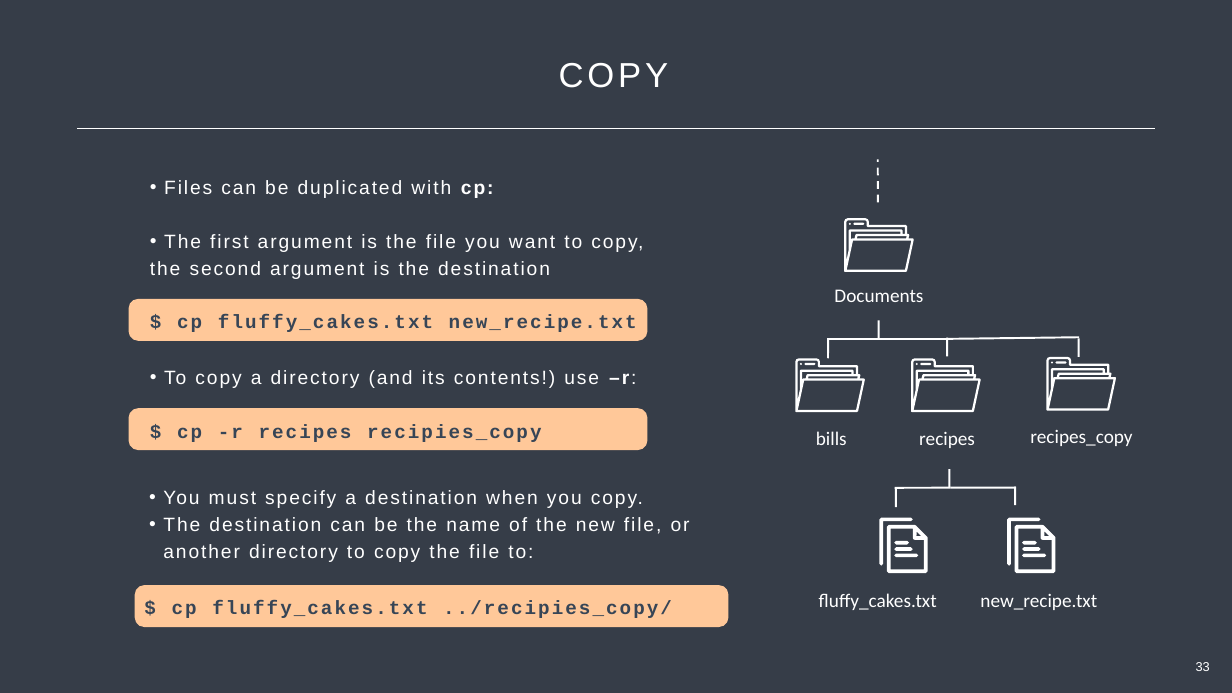
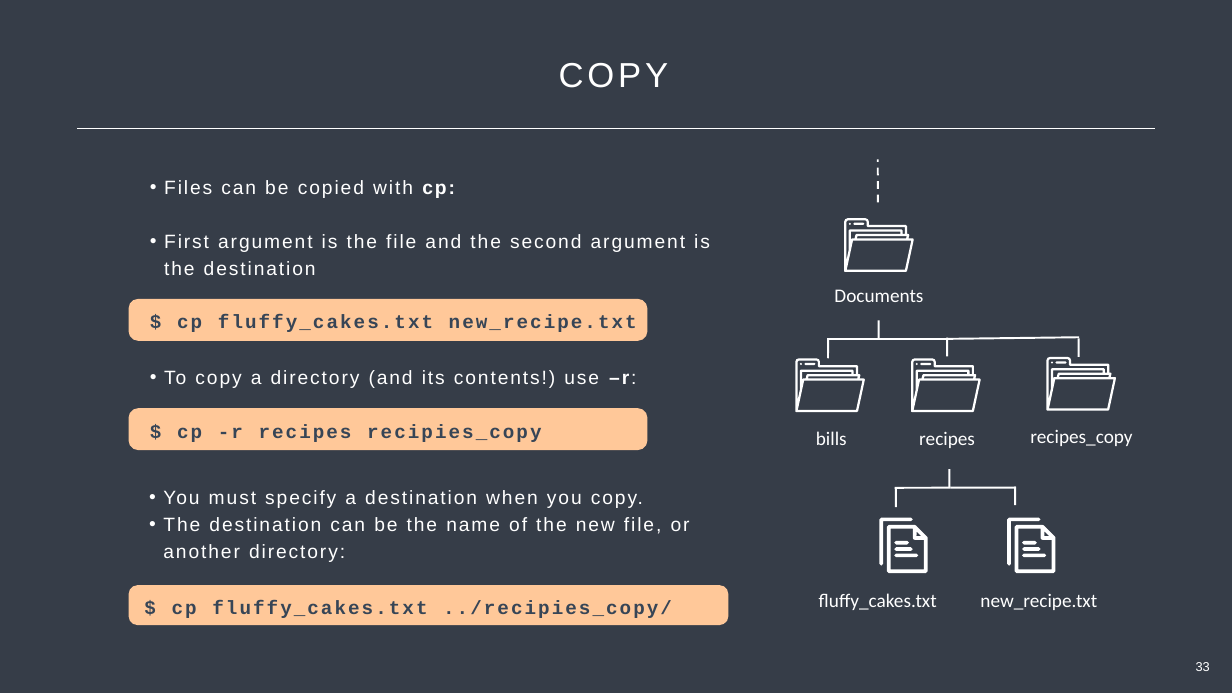
Before and after one commit to Center-for-Health-Data-Science/Just-Bash-It, a slide deck: slide 33 of Teachers/Just_Bash_It_Slideshow.pptx. Drawn at 1232x693 pixels with LibreOffice and Linux fonts; fonts in the diff are those of the drawing. Boxes give left, top, right and bottom in pixels: in the first picture for what was removed or moved away, otherwise in the second. Text is boxed around its words. In the diff, an @@ line names an element or a change of style, - is before the commit and + after.

```diff
--- a/Teachers/Just_Bash_It_Slideshow.pptx
+++ b/Teachers/Just_Bash_It_Slideshow.pptx
@@ text at box(164, 180, 710, 275): text changed @@
-• Files can be duplicated with cp:
-• The first argument is the file you want to copy,
-the second argument is the destination
+• Files can be copied with cp:
+• First argument is the file and the second argument is the destination
@@ text at box(163, 517, 690, 562): text changed @@
-• The destination can be the name of the new file, or another directory to copy the file to:
+• The destination can be the name of the new file, or another directory:
@@ rounded rectangle: place and size @@
-rounded rectangle at box(135, 585, 729, 627)
+rounded rectangle at box(129, 585, 729, 625)
```
Also in this commit, not shown: 26 other slides changed.
